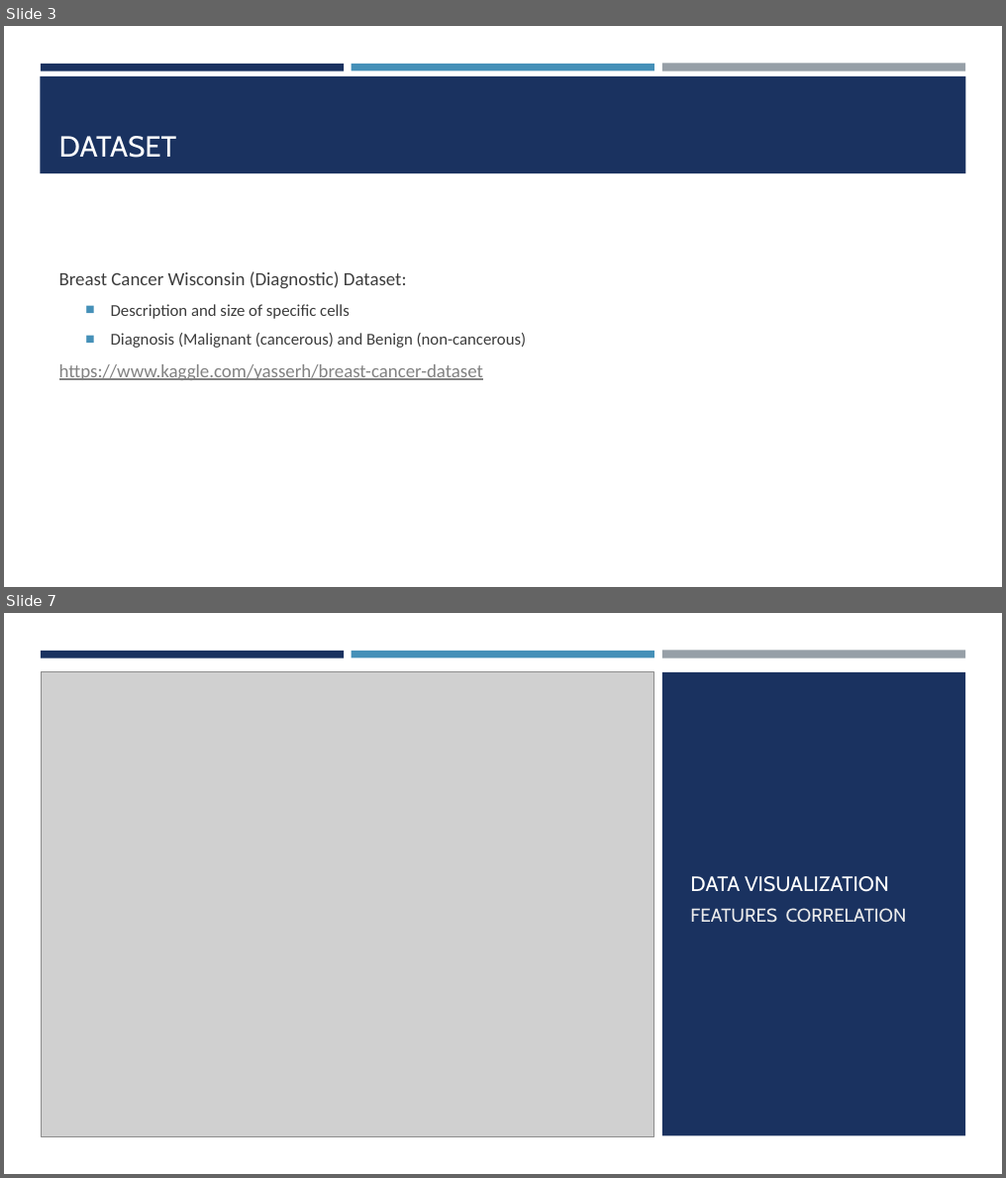
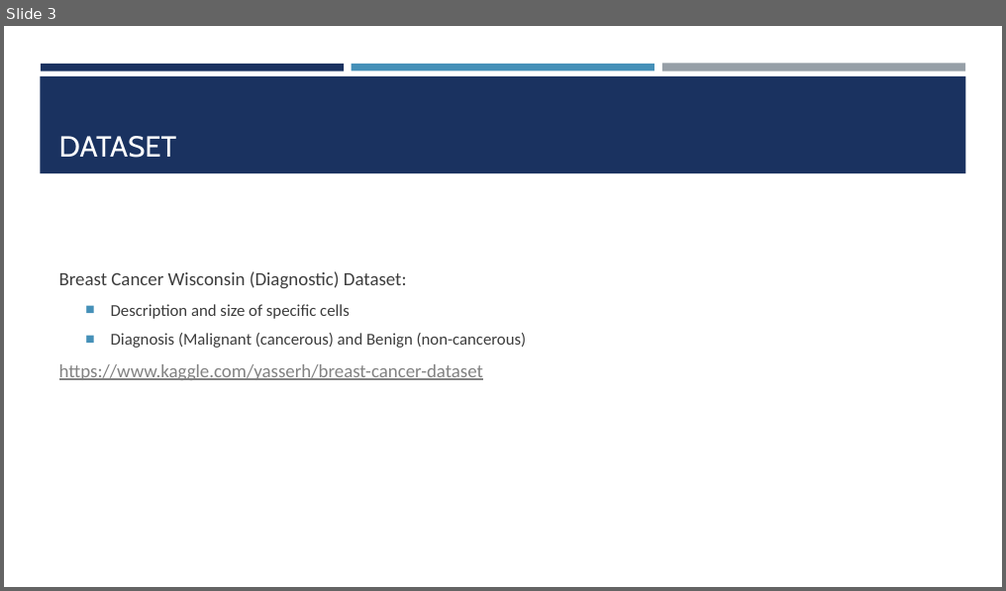
Before and after one commit to omatveyuk/ibm_advanced_ds, a slide deck: BreastCancerClassificationOverview.pptx. Shown one above the other, each under a label of ours: slides 3 and 7 before the commit, slide 3 after it; the slides between them are not shown. The pictures are 1006x1178 and 1006x591 pixels, drawn with LibreOffice and Linux fonts; fonts in the diff are those of the drawing; grey boxes stand for pictures. Boxes give left, top, right and bottom in pixels: in the first picture for what was removed or moved away, otherwise in the second. Text is boxed around its words. In the diff, an @@ line names an element or a change of style, - is before the commit and + after.

```diff
--- a/BreastCancerClassificationOverview.pptx
+++ b/BreastCancerClassificationOverview.pptx
@@ slide 7 removed at (4,613,1002,1174), background #FFFFFF @@
@@ rectangle removed at (4,613,1002,1174) @@
@@ rectangle removed at (41,651,344,658) @@
@@ rectangle removed at (351,651,654,658) @@
@@ rectangle removed at (662,651,965,659) @@
@@ picture removed at (41,672,654,1137) @@
@@ rectangle removed at (662,672,965,1137) @@
@@ title removed at (690,876,889,892) @@
-DATA VISUALIZATION
@@ text removed at (690,908,907,923) @@
-FEATURES CORRELATION
```
Also in this commit, not shown: 1 slide changed, 9 other slides removed, 2 other files.
